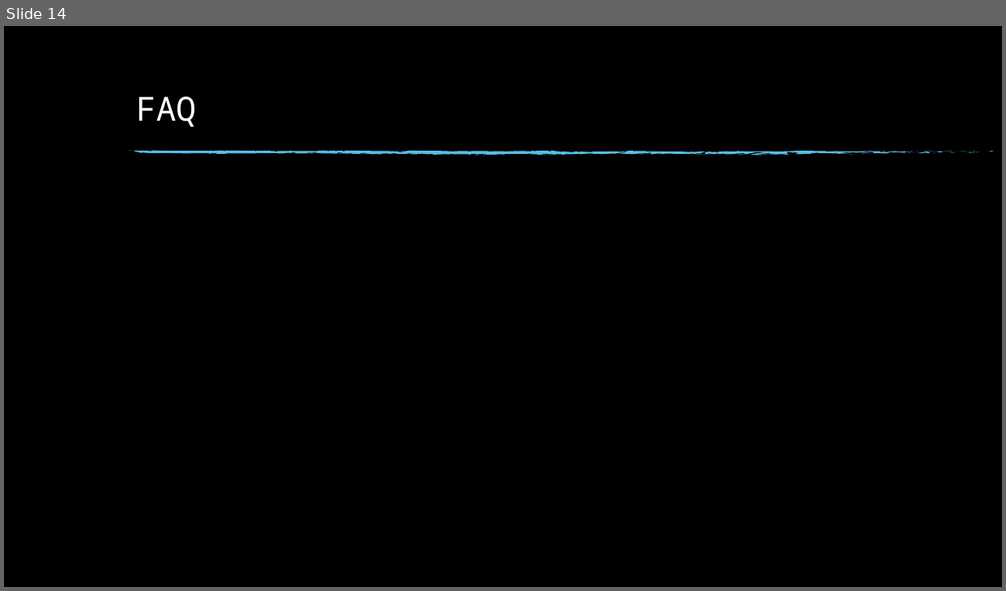
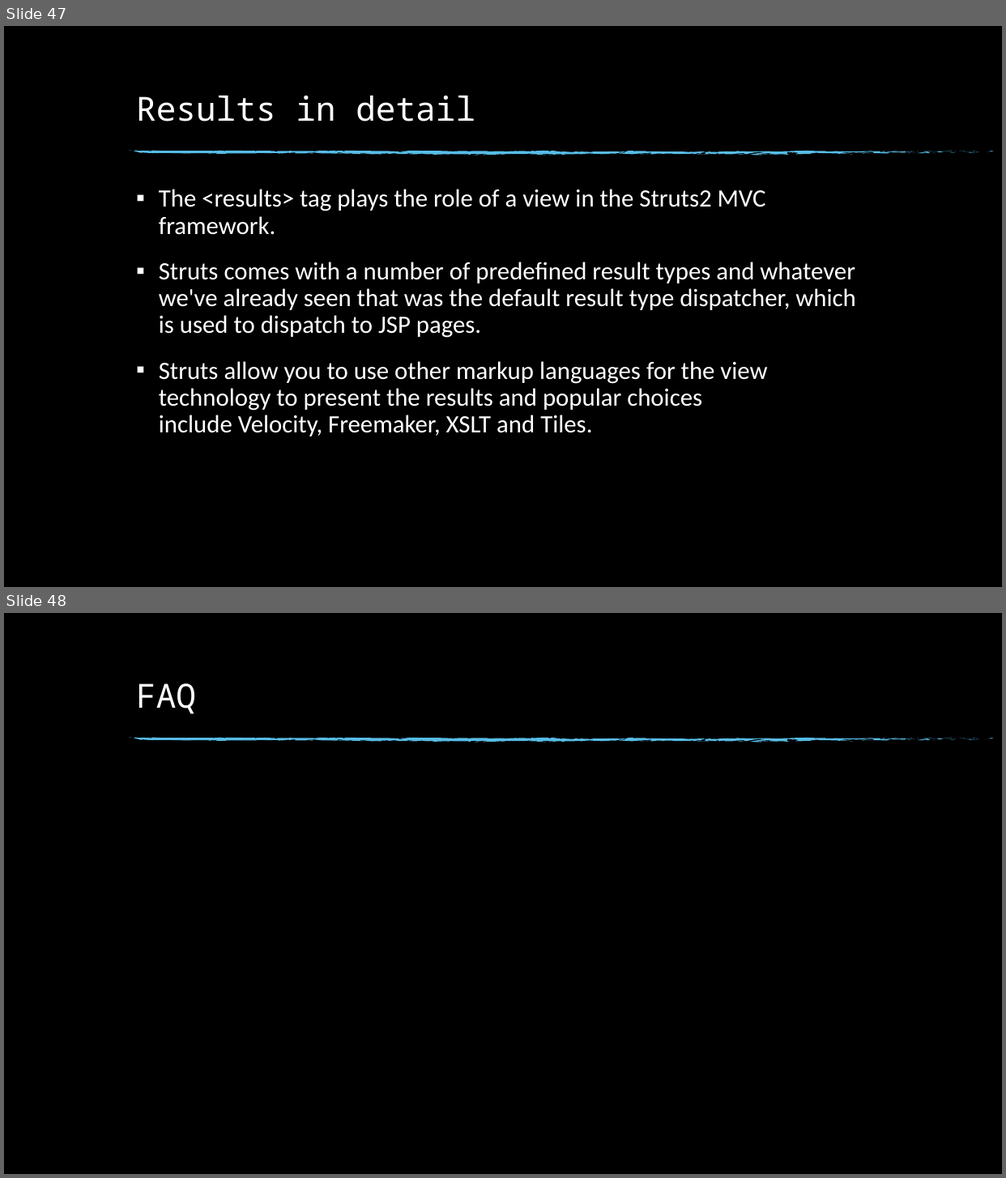
Before and after one commit to KernelDang/JEE, a slide deck: Seminar/slide.pptx. Shown one above the other, each under a label of ours: slide 14 before the commit, slides 47 and 48 after it. The pictures are 1006x591 and 1006x1178 pixels, drawn with LibreOffice and Linux fonts; fonts in the diff are those of the drawing; background and template pictures are left out. Boxes give left, top, right and bottom in pixels: in the first picture for what was removed or moved away, otherwise in the second. Text is boxed around its words. In the diff, an @@ line names an element or a change of style, - is before the commit and + after.

```diff
--- a/Seminar/slide.pptx
+++ b/Seminar/slide.pptx
@@ slide 47 added at (x1=4, y1=26, x2=1002, y2=587), background picture (left out); not listed: 74 template elements that a slide beside it also shows @@
@@ title added at (x1=136, y1=95, x2=475, y2=122), 32 pt, text #FFFFFF @@
+Results in detail
@@ text added at (x1=159, y1=189, x2=855, y2=437), 24 pt, text #FFFFFF @@
+▪ The <results> tag plays the role of a view in the Struts2 MVC framework.
+▪ Struts comes with a number of predefined result types and whatever we've already seen that was the default result type dispatcher, which is used to dispatch to JSP pages.
+▪ Struts allow you to use other markup languages for the view technology to present the results and popular choices include Velocity, Freemaker, XSLT and Tiles.
@@ what was slide 14 is now slide 48 @@
```
Also in this commit, not shown: 2 slides changed, 33 other slides added.
